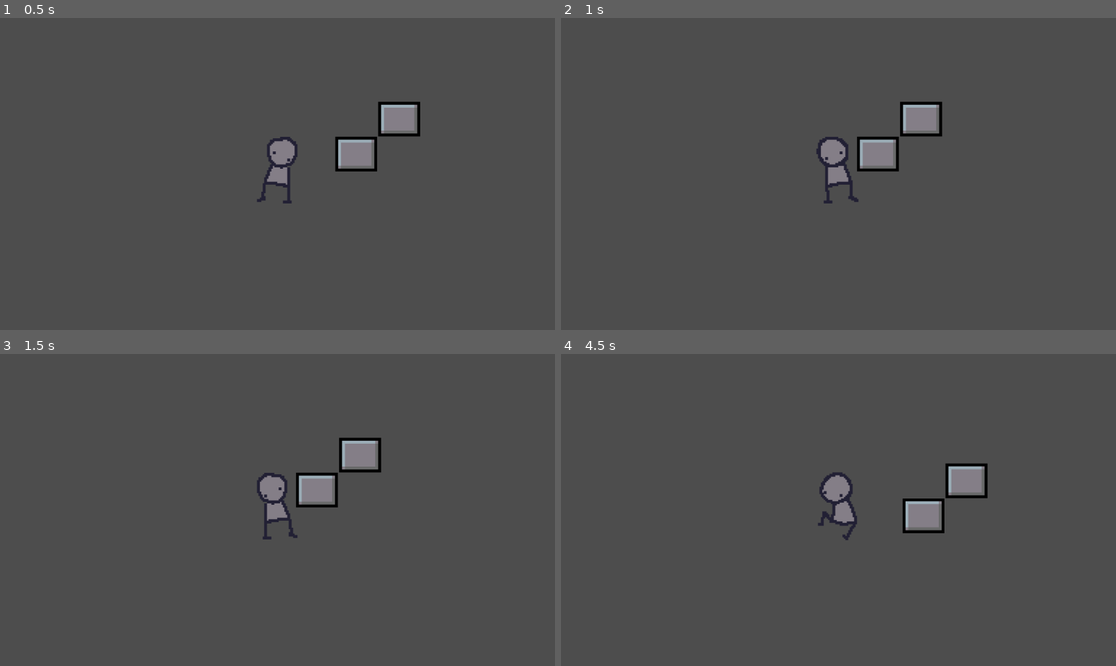
Above: before the commit, frames 1-4 (two rows, left to right).
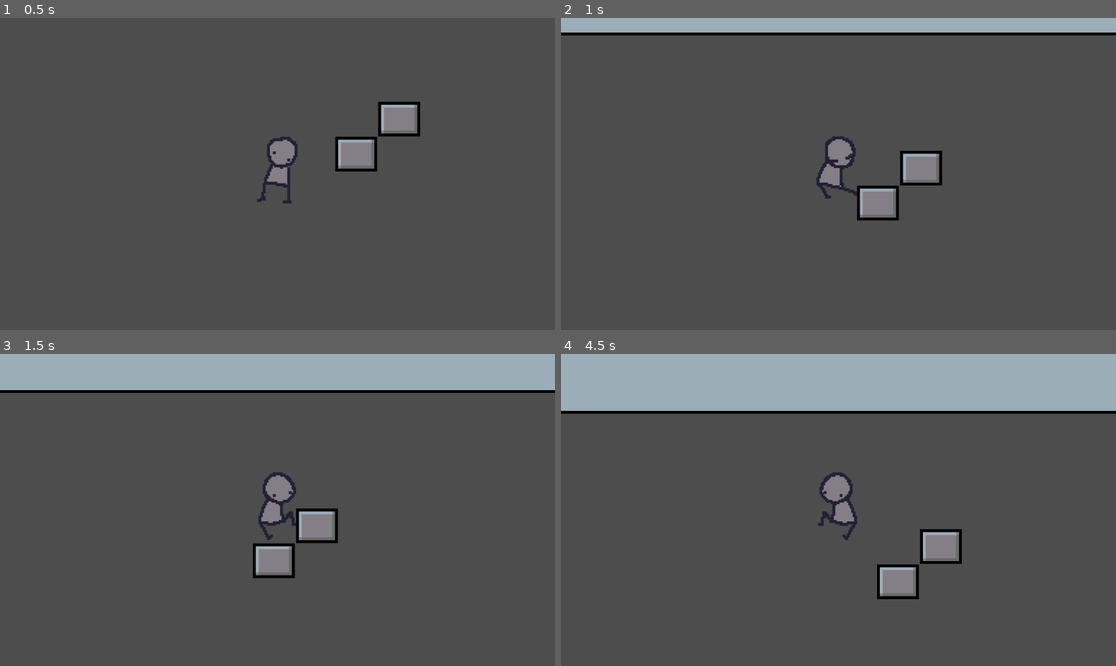
Above: after the commit, the same moments.

Repository: Helia8/platform
Game: Godot game, scene res://scenes/Level/Level1.tscn
Two runs of this game, one before a commit and one after it. Both use one fixed random seed, a clock stepped at 60 frames per second and the inputs below.
Inputs:
- Up to frame 1 (0.5 s): no input
- Up to frame 2 (1 s): hold D (right) from 0.53 s (still down); tap Shift (dash) at 0.6 s; tap Space (jump) at 0.77 s
- Up to frame 3 (1.5 s): keep holding D (right); tap Shift (dash) at 1.35 s
- Up to frame 4 (4.5 s): tap Space (jump) at 1.52, 3.02, 3.77, 4.25 s; tap Enter at 2 s; release D (right) at 2.03 s; hold A (left) 2.03-2.78 s; tap Shift (dash) every 0.75 s from 2.1 to 4.35 s; hold D (right) 2.78-4.28 s; hold A (left) from 4.28 s (still down)

Frame 1 is identical in both runs. In frame 2, 9.7% of the frame differs, in the area x 0-100%, y 0-66%; in frame 3, 17%; in frame 4, 22%, in the area x 0-100%, y 0-79%.

Commit message:
feat: better dash momentum

Diff:
--- a/src/player.gd
+++ b/src/player.gd
@@ -2,8 +2,9 @@
 
 const SPEED = 1100.0
 const JUMP_VELOCITY = -950.0
+@export var DASH_SPEED_MULTIPLIER = 1.5
 @export var hp: int = 1
-@export var dash_duration: float = 0.20
+@export var dash_duration: float = 0.10
 @export var dash_length: float = 1.0
 @export var jump_hold_duration: float = 0.24
 @export var jump_hold_gravity_multiplier: float = 0.65
@@ -21,6 +22,7 @@
 var dash_velocity: Vector2 = Vector2.ZERO
 var dash_input_velocity: Vector2 = Vector2.ZERO
 var jump_hold_time_left: float = 0.0
+var air_dash_used: bool = false
 
 func _apply_vertical_movement(delta: float) -> void:
 	if is_on_floor() and velocity.y >= 0.0:
@@ -44,8 +46,18 @@
 		if dash_time_left <= 0.0:
 			is_dashing = false
 			dash_time_left = 0.0
+			velocity = dash_velocity * 0.5
 			dash_velocity = Vector2.ZERO
 			dash_input_velocity = Vector2.ZERO
+	if is_dashing:
+		velocity = dash_velocity
+		move_and_slide()
+		if is_on_floor():
+			air_dash_used = false
+		platVel = get_platform_velocity()
+		_update_animation()
+		return
+
 	_apply_vertical_movement(delta)
 
 	if (Input.is_action_just_pressed("jump") and is_on_floor()) or bounce:
@@ -69,21 +81,25 @@
 		else:
 			velocity.x = move_toward(velocity.x, 0, SPEED * 3.5 * delta)
 
-	if (Input.is_action_just_pressed("dash")):
+	if Input.is_action_just_pressed("dash") and (is_on_floor() or not air_dash_used):
 		var dash_direction := Input.get_vector("left", "right", "up", "down")
 		if dash_direction == Vector2.ZERO:
 			dash_direction.x = 1.0 if anim.flip_h else -1.0
 		dash_direction = dash_direction.normalized()
 		is_dashing = true
 		dash_time_left = dash_duration
-		dash_velocity = dash_direction * dash_length * SPEED
+		dash_velocity = dash_direction * dash_length * SPEED * DASH_SPEED_MULTIPLIER
 		dash_input_velocity = Vector2.ZERO
 		velocity = dash_velocity
+		if not is_on_floor():
+			air_dash_used = true
 	elif is_dashing:
 		velocity = dash_velocity
 	else:
 		dash_input_velocity = Vector2.ZERO
 	move_and_slide()
+	if is_on_floor():
+		air_dash_used = false
 	platVel = get_platform_velocity()
 	_update_animation()
 
